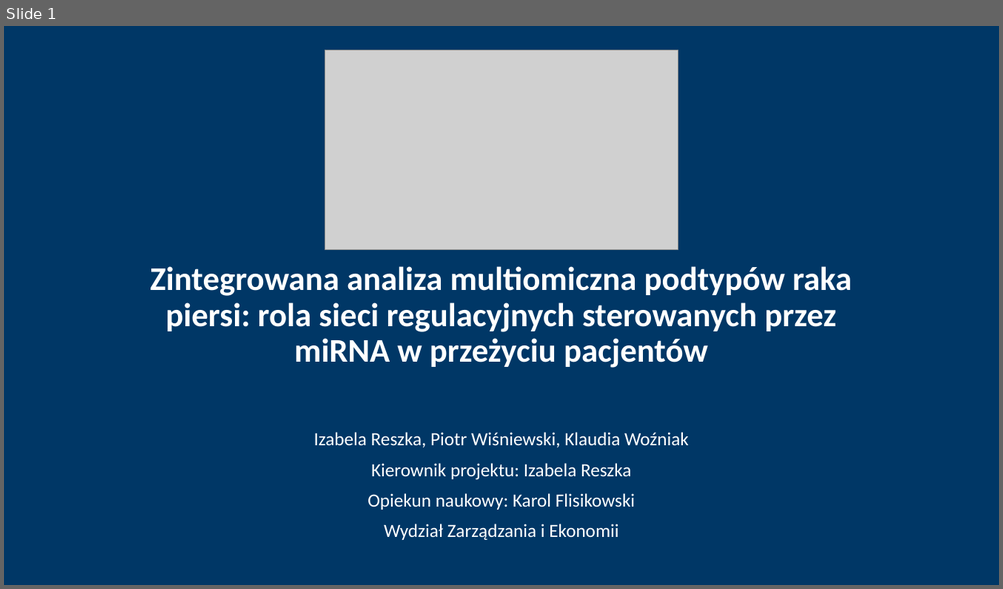
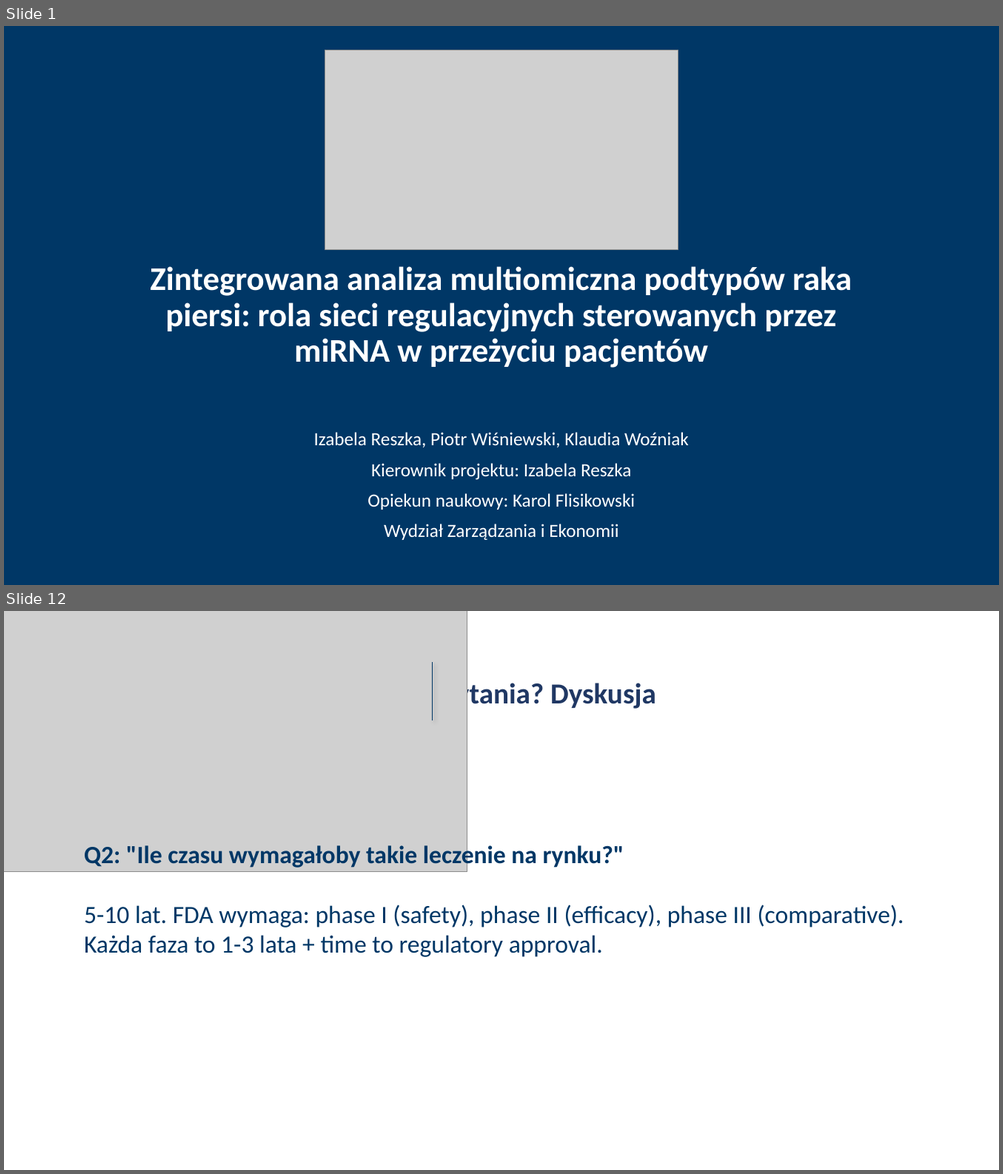
Before and after one commit to iZabela0001/Projekt_badawczy, a slide deck: pisanie_artykulu+prezentacja/Prezentacja.pptx. Shown one above the other, each under a label of ours: slide 1 before the commit, slides 1 and 12 after it; the slides between them are not shown. The pictures are 1003x589 and 1003x1174 pixels, drawn with LibreOffice and Linux fonts; fonts in the diff are those of the drawing; grey boxes stand for pictures. Boxes give left, top, right and bottom in pixels: in the first picture for what was removed or moved away, otherwise in the second. Text is boxed around its words. In the diff, an @@ line names an element or a change of style, - is before the commit and + after.

```diff
--- a/pisanie_artykulu+prezentacja/Prezentacja.pptx
+++ b/pisanie_artykulu+prezentacja/Prezentacja.pptx
@@ slide 12 added at (4, 611, 999, 1170), background #FFFFFF @@
@@ picture added at (4, 611, 467, 872) @@
@@ line added from (432, 663) to (432, 721), #003766 0.5 pt @@
@@ title added at (440, 679, 656, 711), 28 pt, text #203864, bold @@
+Pytania? Dyskusja
@@ text added at (84, 843, 904, 957), 24 pt, text #003766 @@
+Q2: "Ile czasu wymagałoby takie leczenie na rynku?"
+5-10 lat. FDA wymaga: phase I (safety), phase II (efficacy), phase III (comparative). Każda faza to 1-3 lata + time to regulatory approval.
```
Also in this commit, not shown: 6 slides changed, 6 other slides added.
